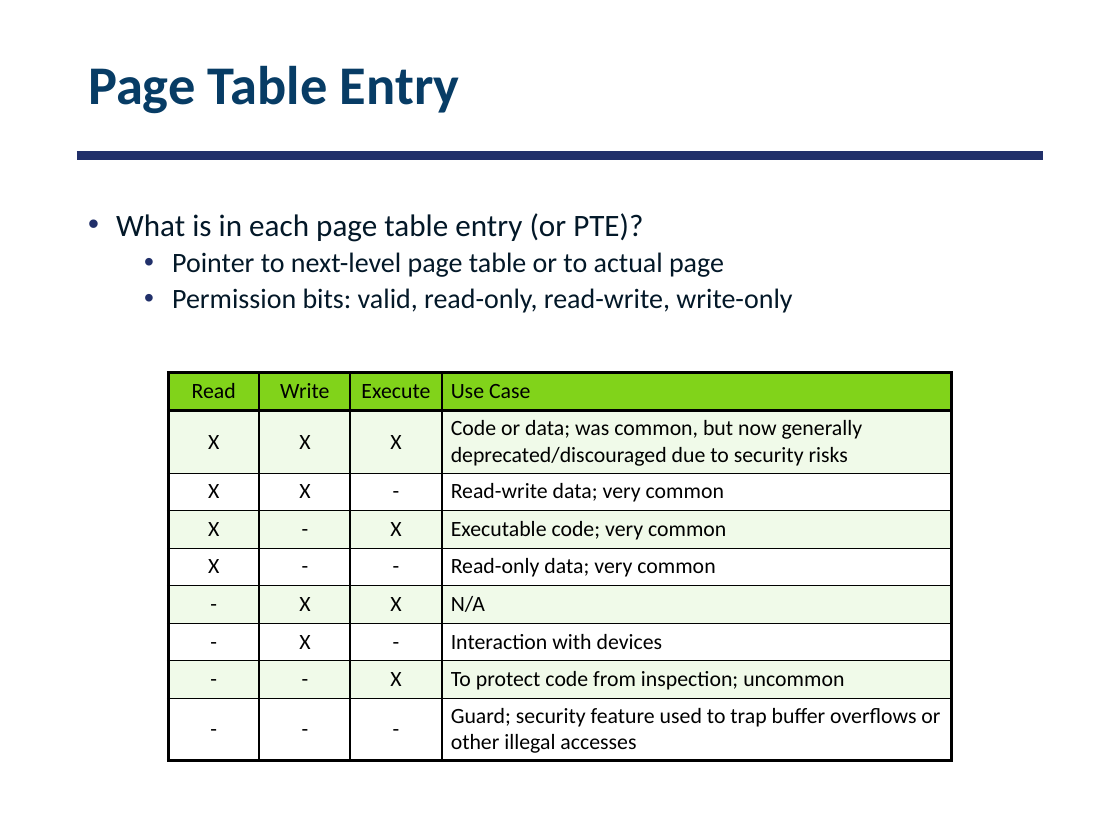
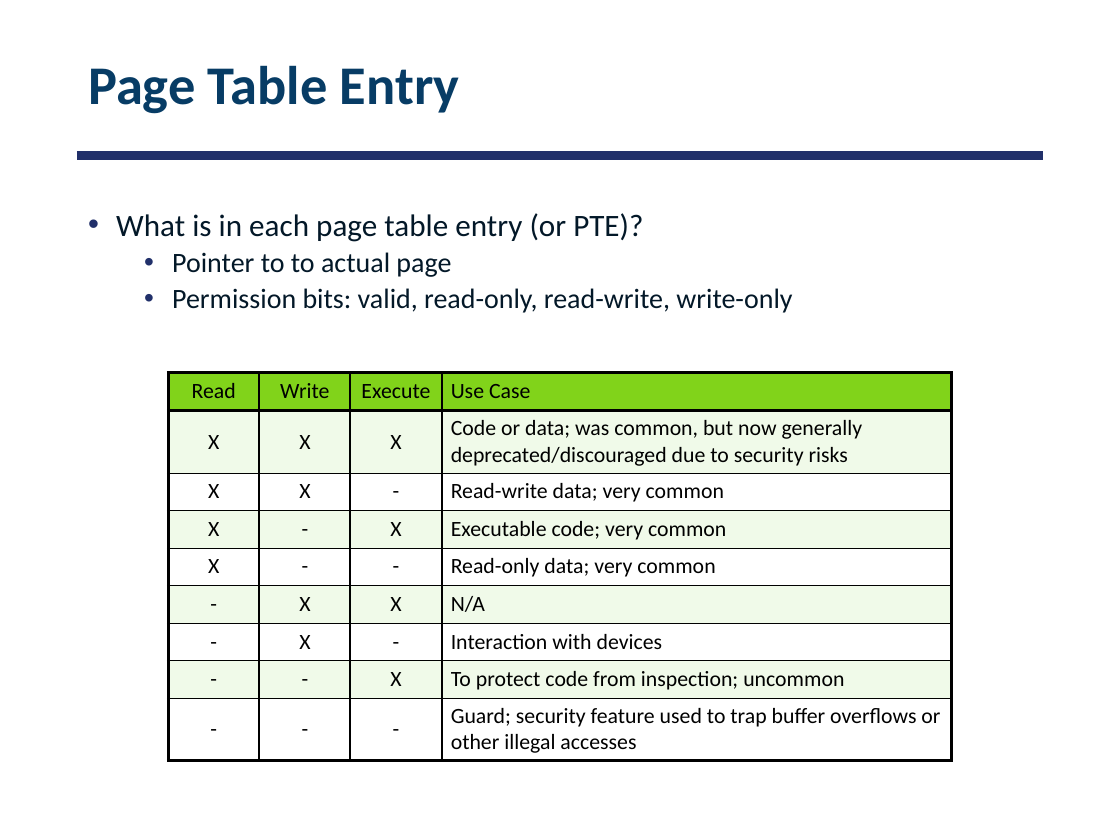
Before and after one commit to smajidzahedi/ECE350, a slide deck: slide 29 of 07-address.pptx. Drawn at 1120x840 pixels with LibreOffice and Linux fonts; fonts in the diff are those of the drawing. Boxes give left, top, right and bottom in pixels: in the first picture for what was removed or moved away, otherwise in the second. Text is boxed around its words. In the diff, an @@ line names an element or a change of style, - is before the commit and + after.

Commit message:
fixed typos during the lecture

```diff
--- a/07-address.pptx
+++ b/07-address.pptx
@@ text at (172,252,451,277): text changed @@
-  • Pointer to next-level page table or to actual page
+  • Pointer to to actual page
```
Also in this commit, not shown: 2 other slides changed, 1 other file.
